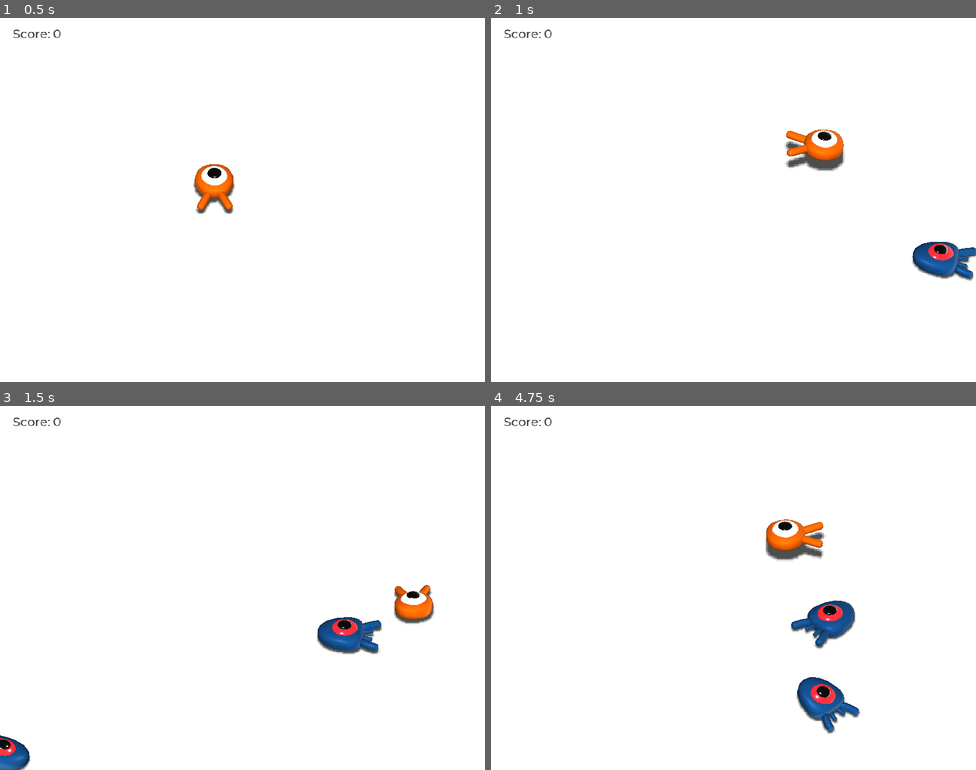
Above: before the commit, frames 1-4 (two rows, left to right).
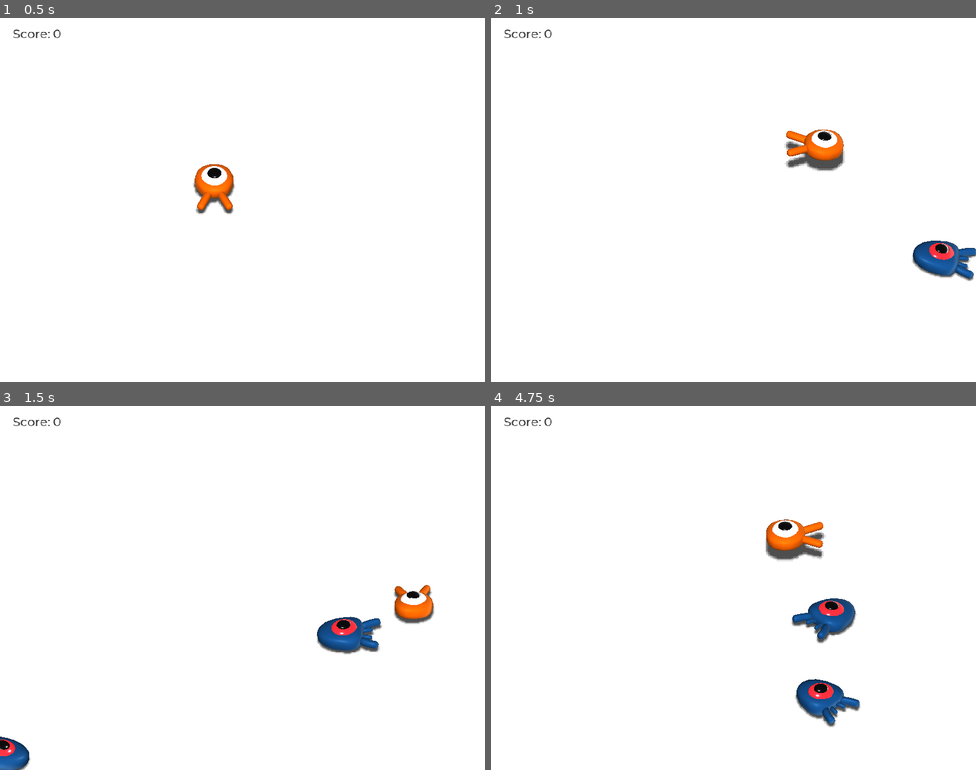
Above: after the commit, the same moments.

Repository: telmotrooper/squash-the-creeps
Game: Godot game, scene res://Main.tscn
Two runs of this game, one before a commit and one after it. Both use one fixed random seed, a clock stepped at 60 frames per second and the inputs below.
Inputs:
- Up to frame 1 (0.5 s): no input
- Up to frame 2 (1 s): tap Enter (ui_accept) at 0.5 s; hold Right (move_right) from 0.53 s (still down); tap Space (jump) at 0.77 s
- Up to frame 3 (1.5 s): release Right (move_right) at 1.28 s; hold Down (move_back) from 1.28 s (still down)
- Up to frame 4 (4.75 s): tap Space (jump) at 1.52, 3.02, 3.77, 4.52 s; release Down (move_back) at 2.03 s; hold Right (move_right) 2.03-2.78 s; hold Up (move_forward) 2.78-3.53 s; hold Left (move_left) from 3.53 s (still down)

Frame 1 is identical in both runs. In frame 2, 0.2% of the frame differs, in the area x 86-100%, y 61-73%; in frame 3, 0.4%; in frame 4, 1.5%, in the area x 61-77%, y 52-91%.

Commit message:
Playing background music

Diff:
--- a/Main.tscn
+++ b/Main.tscn
@@ -1,9 +1,10 @@
-[gd_scene load_steps=10 format=2]
+[gd_scene load_steps=11 format=2]
 
 [ext_resource path="res://Player.tscn" type="PackedScene" id=1]
 [ext_resource path="res://Main.gd" type="Script" id=2]
 [ext_resource path="res://ui_theme.tres" type="Theme" id=3]
 [ext_resource path="res://ScoreLabel.gd" type="Script" id=4]
+[ext_resource path="res://art/House In a Forest Loop.ogg" type="AudioStream" id=5]
 
 [sub_resource type="BoxShape" id=1]
 extents = Vector3( 30, 1, 30 )
@@ -121,5 +122,9 @@
 text = "Press enter to retry"
 align = 1
 
+[node name="AudioStreamPlayer" type="AudioStreamPlayer" parent="."]
+stream = ExtResource( 5 )
+autoplay = true
+
 [connection signal="hit" from="Player" to="." method="_on_Player_hit"]
 [connection signal="timeout" from="MobTimer" to="." method="_on_MobTimer_timeout"]
--- a/Mob.gd
+++ b/Mob.gd
@@ -19,6 +19,7 @@
   var random_speed = rand_range(min_speed, max_speed)
   velocity = Vector3.FORWARD * random_speed
   velocity = velocity.rotated(Vector3.UP, rotation.y)
+  $AnimationPlayer.playback_speed = random_speed / min_speed
 
 func squash():
   emit_signal("squashed")
